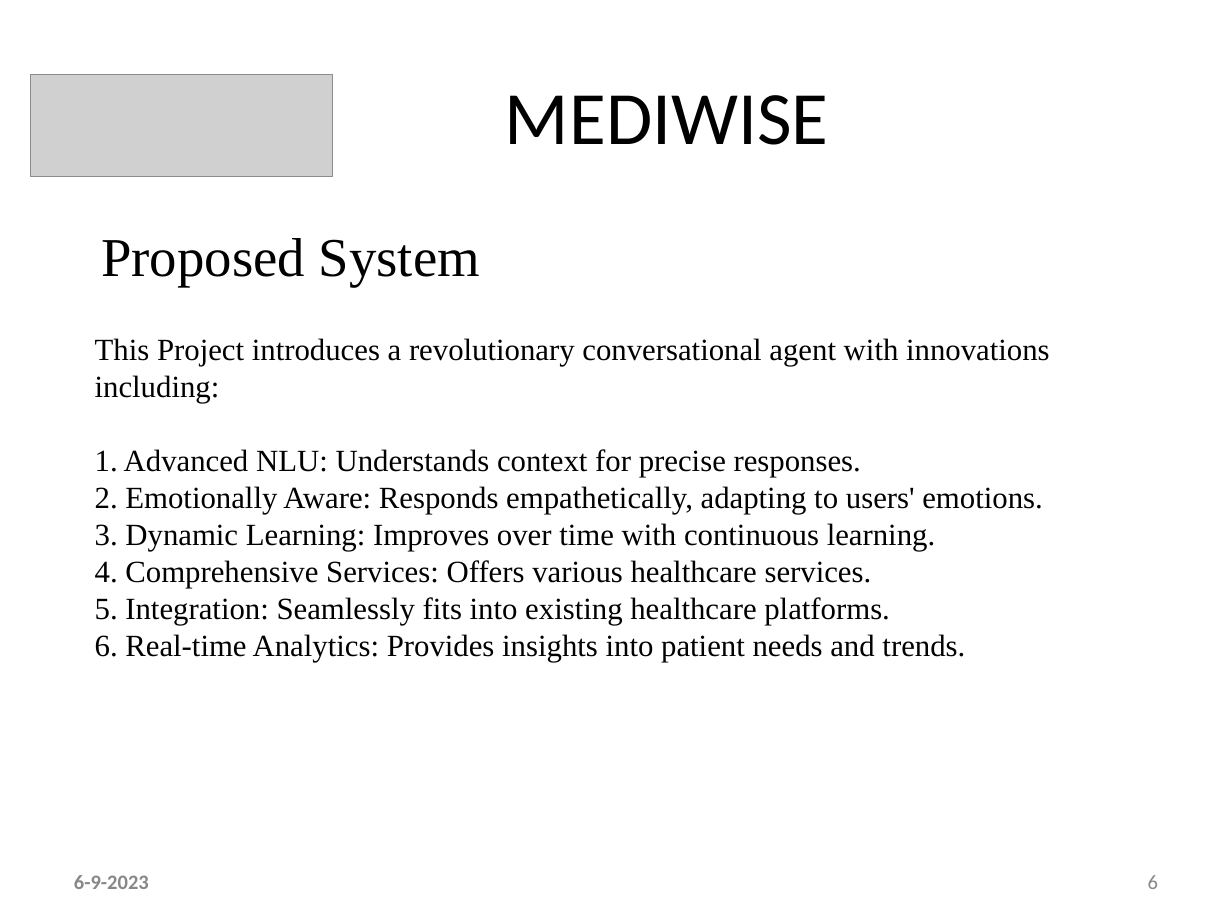
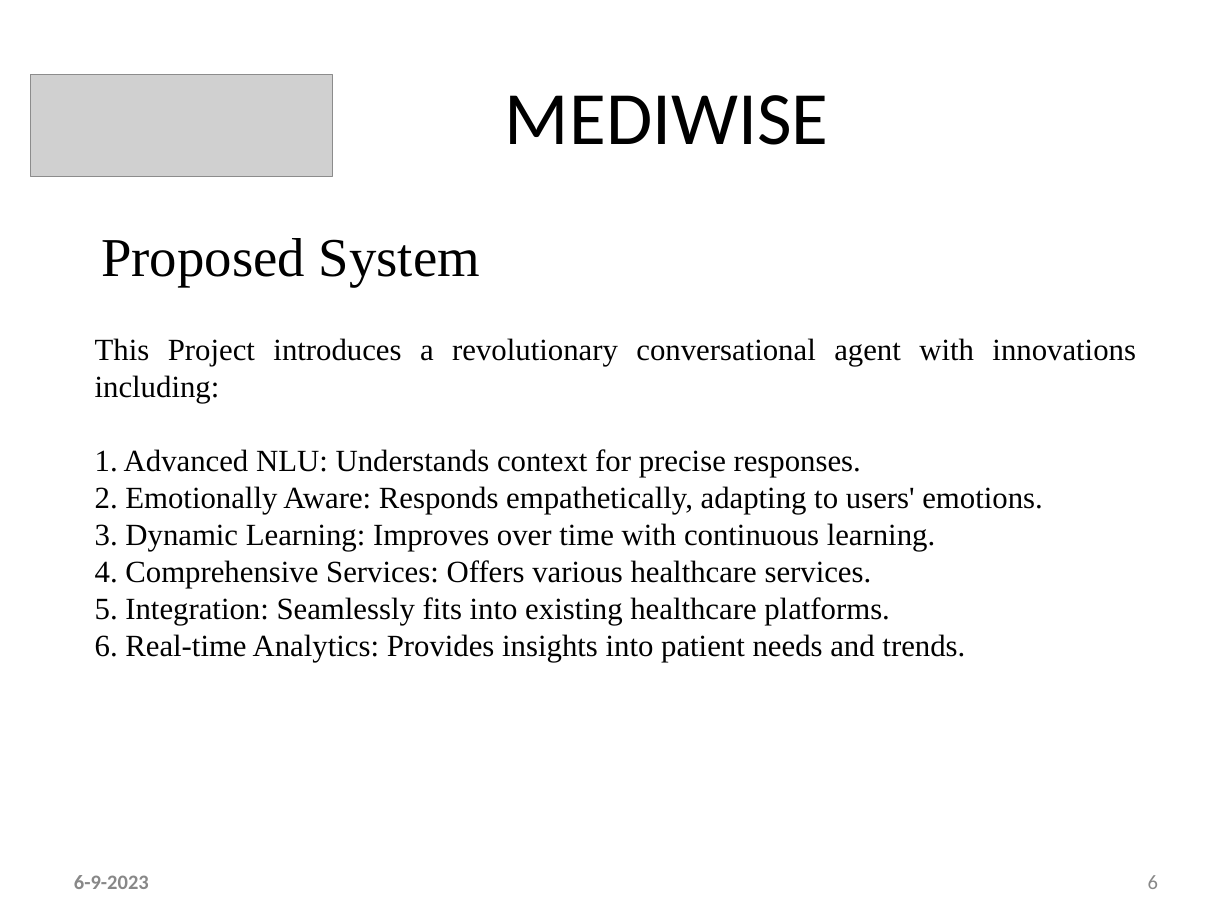
Before and after one commit to ani23-11/MediWise, a slide deck: slide 6 of ppt & references/Main - Ctech PPT Template.pptx. Drawn at 1232x924 pixels with LibreOffice and Linux fonts; fonts in the diff are those of the drawing; grey boxes stand for pictures. Boxes give left, top, right and bottom in pixels: in the first picture for what was removed or moved away, otherwise in the second. Text is boxed around its words. In the diff, an @@ line names an element or a change of style, - is before the commit and + after.

```diff
--- a/ppt & references/Main - Ctech PPT Template.pptx
+++ b/ppt & references/Main - Ctech PPT Template.pptx
@@ text "This Project introduces a revolutionary ..." at bbox=[95, 338, 1136, 662]: alignment left to justified @@
```
Also in this commit, not shown: 3 other slides changed, 22 slides added, 2 slides removed, 2 other files.
